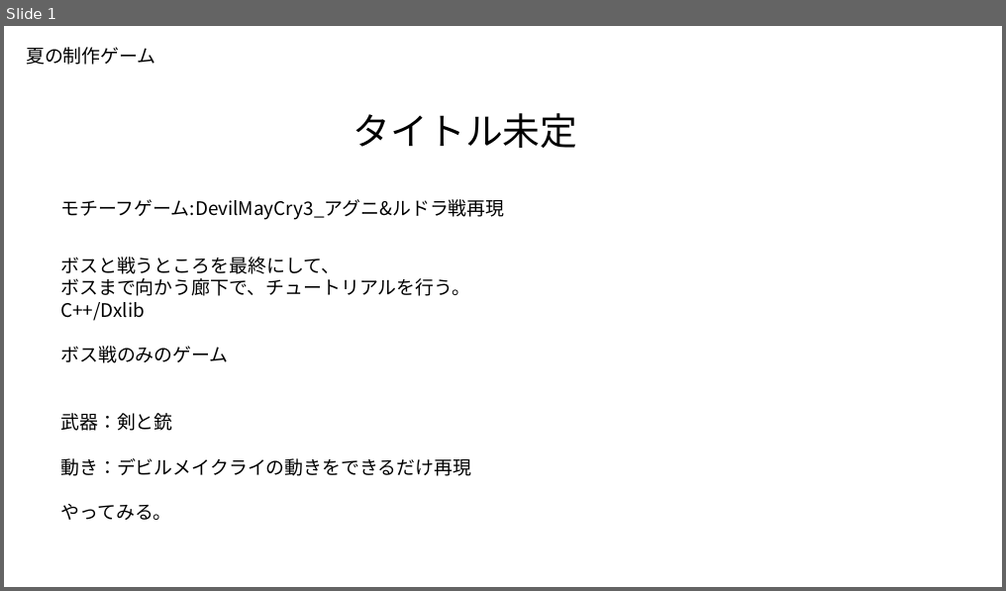
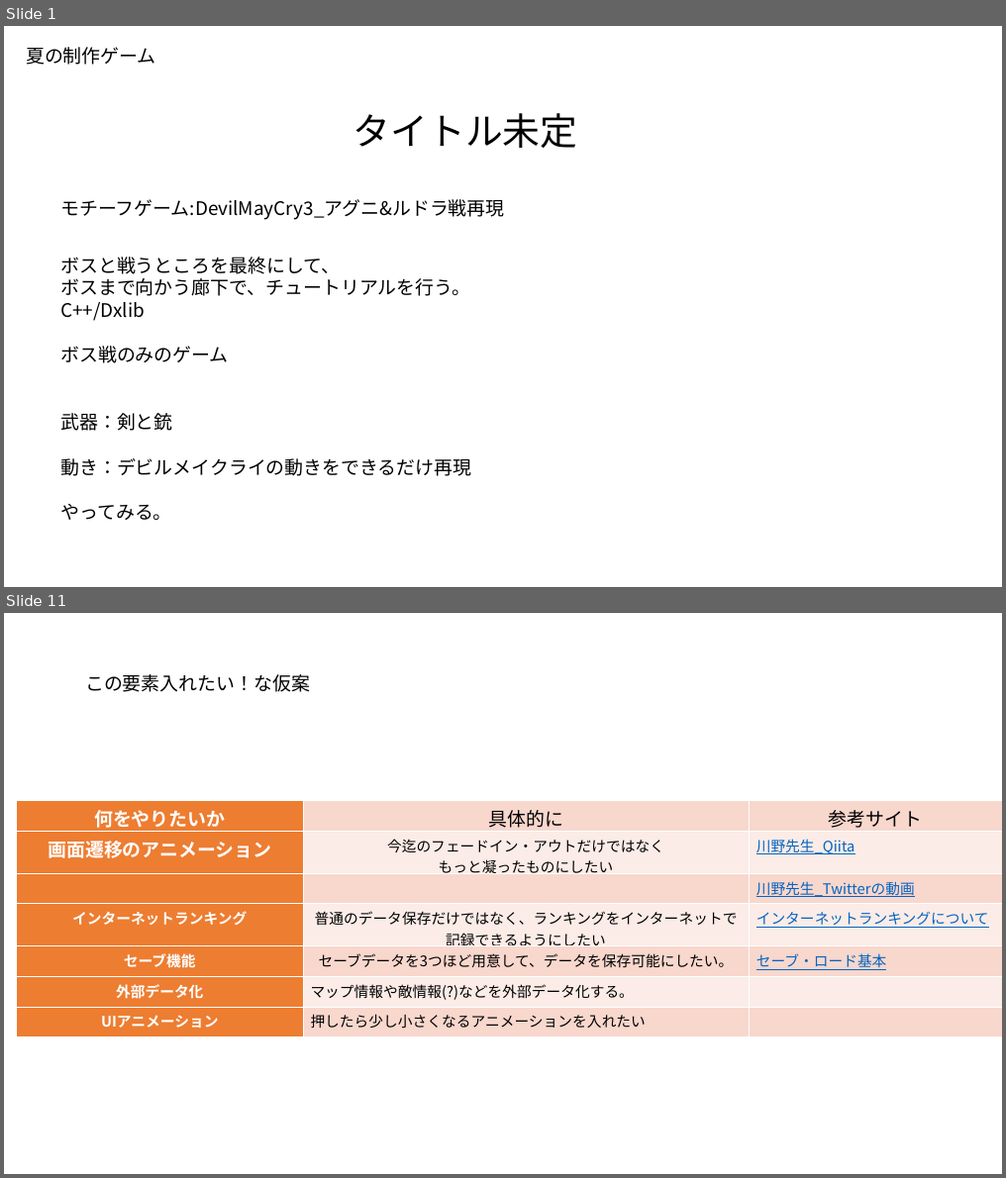
Before and after one commit to kakisawa/ProductionWork, a slide deck: 3DGame_2/川﨑MayCry!_仕様書.pptx. Shown one above the other, each under a label of ours: slide 1 before the commit, slides 1 and 11 after it; the slides between them are not shown. The pictures are 1006x591 and 1006x1178 pixels, drawn with LibreOffice and Linux fonts; fonts in the diff are those of the drawing. Boxes give left, top, right and bottom in pixels: in the first picture for what was removed or moved away, otherwise in the second. Text is boxed around its words. In the diff, an @@ line names an element or a change of style, - is before the commit and + after.

```diff
--- a/3DGame_2/川﨑MayCry!_仕様書.pptx
+++ b/3DGame_2/川﨑MayCry!_仕様書.pptx
@@ slide 11 added at (4,613,1002,1174), background #FFFFFF @@
@@ text added at (85,674,310,692), 18 pt, text #000000 @@
+この要素入れたい！な仮案
@@ table added at (17,801,1002,1038), 7 rows, 3 columns @@
+何をやりたいか | 具体的に | 参考サイト
+画面遷移のアニメーション | 今迄のフェードイン・アウトだけではなく / もっと凝ったものにしたい | 川野先生_Qiita
+ |  | 川野先生_Twitterの動画
+インターネットランキング | 普通のデータ保存だけではなく、ランキングをインターネットで記録できるようにしたい | インターネットランキングについて
+セーブ機能 | セーブデータを3つほど用意して、データを保存可能にしたい。 | セーブ・ロード基本
+外部データ化 | マップ情報や敵情報(?)などを外部データ化する。 | 
+UIアニメーション | 押したら少し小さくなるアニメーションを入れたい | 
```
Also in this commit, not shown: 6 slides changed, 3 other slides added, 1 slide removed, 27 other files.
